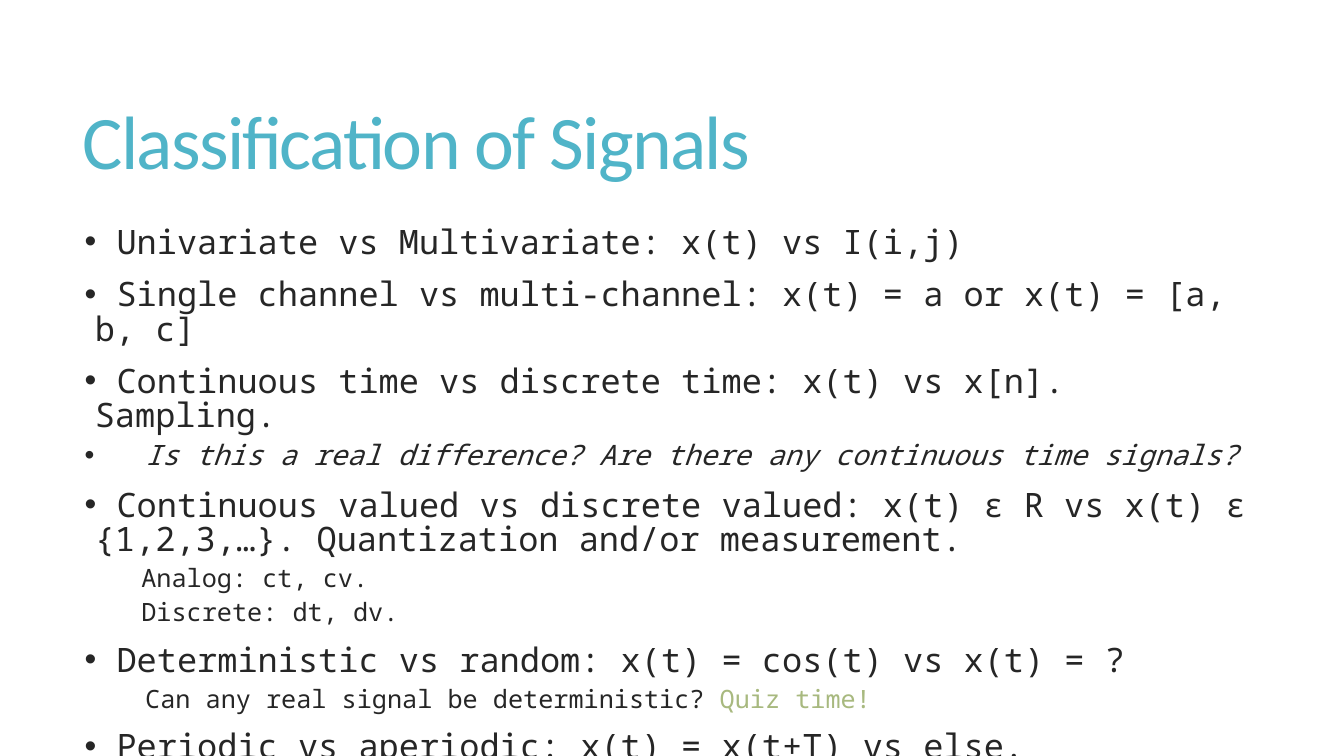
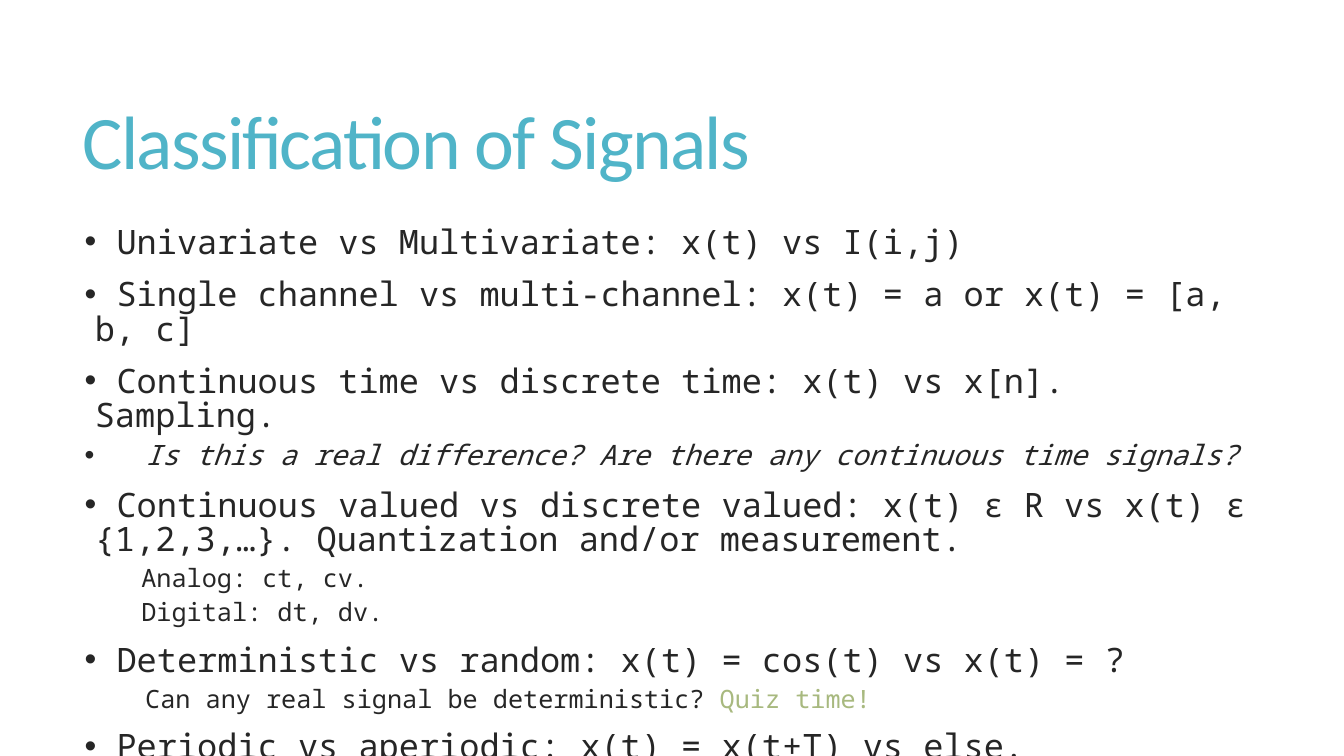
Before and after one commit to mrsfgl/ece466_dsp_ss2022, a slide deck: slide 10 of Lecture Slides/Lecture_0.pptx. Drawn at 1344x756 pixels with LibreOffice and Linux fonts; fonts in the diff are those of the drawing. Boxes give left, top, right and bottom in pixels: in the first picture for what was removed or moved away, otherwise in the second. Text is boxed around its words. In the diff, an @@ line names an element or a change of style, - is before the commit and + after.

```diff
--- a/Lecture Slides/Lecture_0.pptx
+++ b/Lecture Slides/Lecture_0.pptx
@@ text at [141, 602, 383, 627]: text changed @@
-          Discrete: dt, dv.
+          Digital: dt, dv.
```
Also in this commit, not shown: 5 other slides changed, 3 slides added, 1 slide removed, 7 other files.
